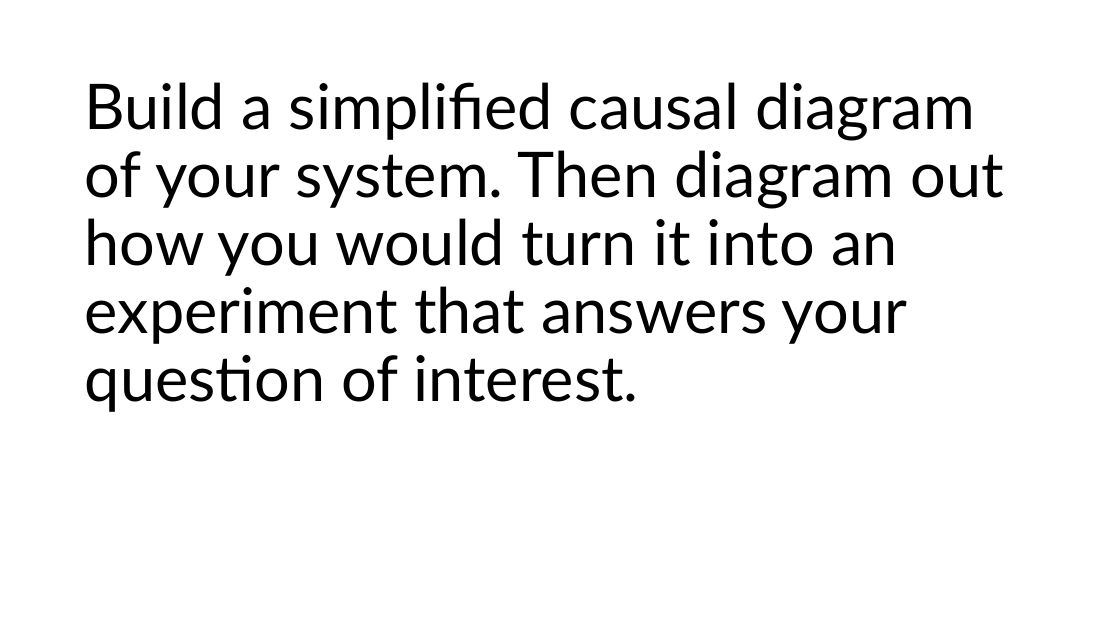
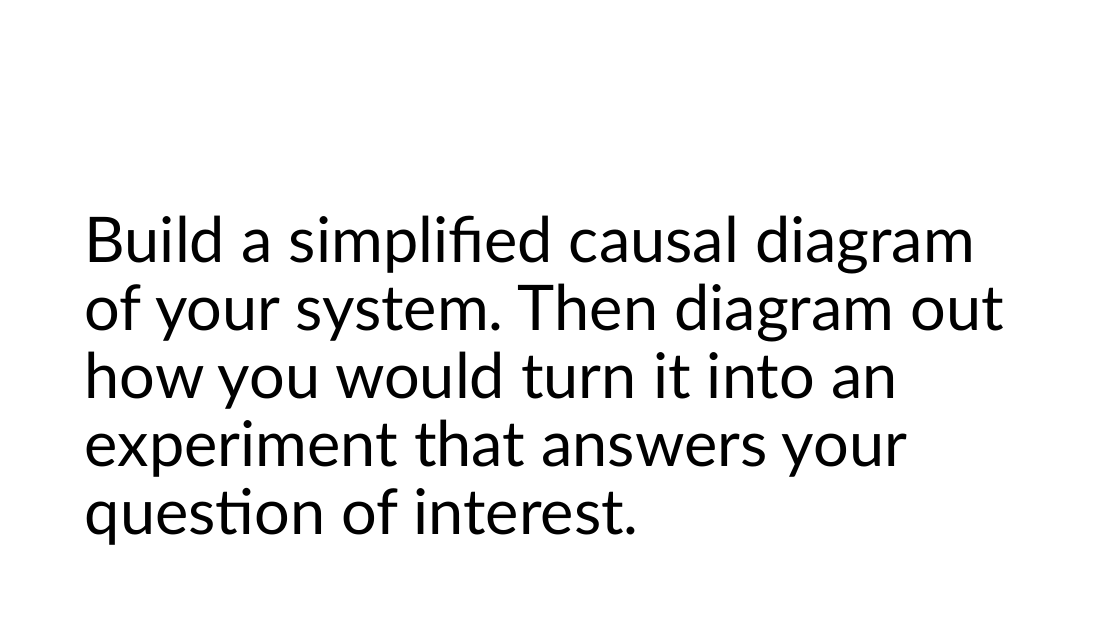
Before and after one commit to biol607/biol607.github.io, a slide deck: slide 14 of lectures/causality_experiments.pptx (slide 9 before the commit). Drawn at 1120x630 pixels with LibreOffice and Linux fonts; fonts in the diff are those of the drawing. Boxes give left, top, right and bottom in pixels: in the first picture for what was removed or moved away, otherwise in the second. Text is boxed around its words. In the diff, an @@ line names an element or a change of style, - is before the commit and + after.

```diff
--- a/lectures/causality_experiments.pptx
+++ b/lectures/causality_experiments.pptx
@@ title "Build a simplified causal diagram ...": place and size @@
-title "Build a simplified causal diagram ..." at (85, 82, 1003, 412)
+title "Build a simplified causal diagram ..." at (85, 215, 1003, 545)
```
Also in this commit, not shown: 6 other slides changed, 7 slides added, 2 slides removed, 2 other files.
